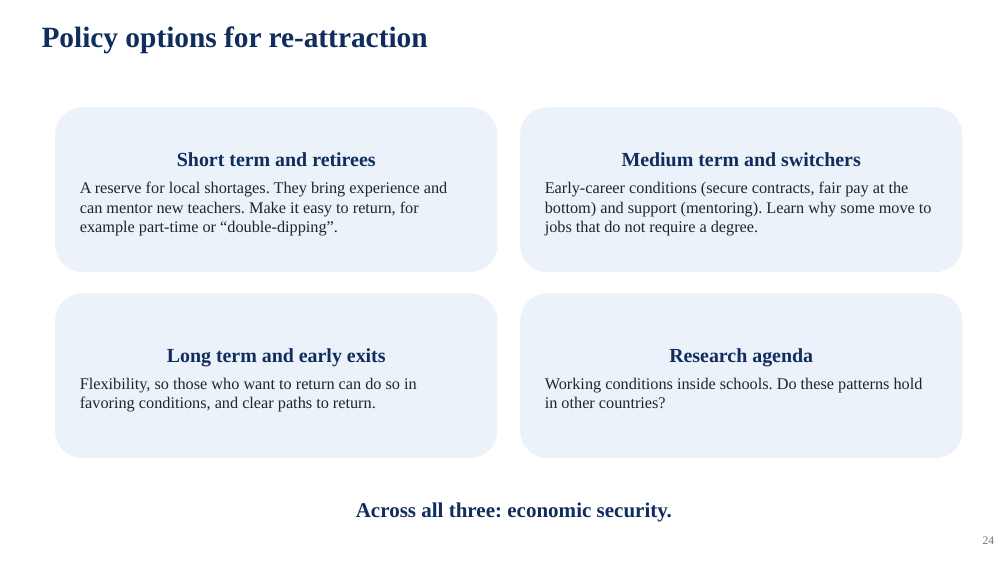
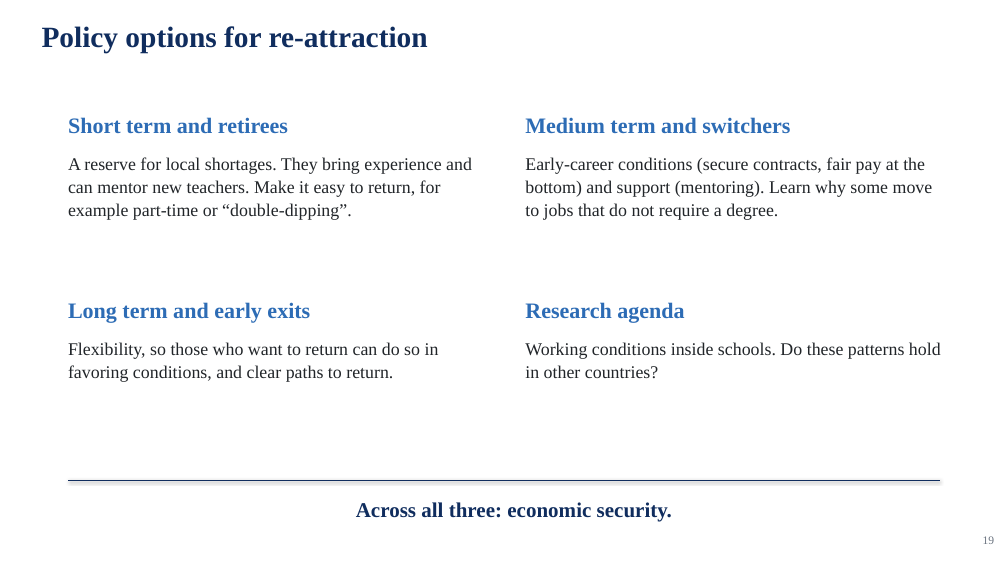
Before and after one commit to jedr1-ship-it/Alternative-Pathways----Quant, a slide deck: slide 19 of report/data_cluster/Proyect_US_policy.pptx (slide 24 before the commit). Drawn at 1008x567 pixels with LibreOffice and Linux fonts; fonts in the diff are those of the drawing. Boxes give left, top, right and bottom in pixels: in the first picture for what was removed or moved away, otherwise in the second. Text is boxed around its words. In the diff, an @@ line names an element or a change of style, - is before the commit and + after.

```diff
--- a/report/data_cluster/Proyect_US_policy.pptx
+++ b/report/data_cluster/Proyect_US_policy.pptx
@@ text added at (68, 117, 288, 134), 21 pt, text #2D6CB5, bold @@
+Short term and retirees
@@ text added at (525, 117, 790, 134), 21 pt, text #2D6CB5, bold @@
+Medium term and switchers
@@ text "A reserve for local shortages. ...": place and size @@
-text "A reserve for local shortages. ..." at (55, 107, 498, 272)
+text "A reserve for local shortages. ..." at (68, 157, 472, 220)
@@ text at (177, 152, 375, 166): paragraph removed @@
-Short term and retirees
@@ text "Early-career conditions (secure contracts, fair ...": place and size @@
-text "Early-career conditions (secure contracts, fair ..." at (520, 107, 963, 272)
+text "Early-career conditions (secure contracts, fair ..." at (525, 157, 933, 220)
@@ text at (622, 152, 861, 167): paragraph removed @@
-Medium term and switchers
@@ text added at (68, 302, 310, 323), 21 pt, text #2D6CB5, bold @@
+Long term and early exits
@@ text added at (525, 302, 684, 323), 21 pt, text #2D6CB5, bold @@
+Research agenda
@@ size 15.5 to 17 pt; line spacing 18.9pt to 21.8pt; less space between paragraphs; vertical alignment middle to top; fill #ECF2F9 to none in 4 elements at (68, 157, 472, 220), (525, 157, 933, 220), (525, 342, 941, 378), (68, 342, 439, 382) @@
@@ text "Flexibility, so those who want ...": place and size @@
-text "Flexibility, so those who want ..." at (55, 293, 498, 458)
+text "Flexibility, so those who want ..." at (68, 342, 439, 382)
@@ text at (167, 348, 386, 366): paragraph removed @@
-Long term and early exits
@@ text "Working conditions inside schools. Do ...": place and size @@
-text "Working conditions inside schools. Do ..." at (520, 293, 963, 458)
+text "Working conditions inside schools. Do ..." at (525, 342, 941, 378)
@@ text at (669, 348, 813, 366): paragraph removed @@
-Research agenda
@@ line added from (68, 480) to (940, 480), #102D5E 1 pt @@
@@ text at (983, 536, 995, 544): text changed @@
-24
+19
```
Also in this commit, not shown: 10 other slides changed, 5 slides removed, 1 other file.
